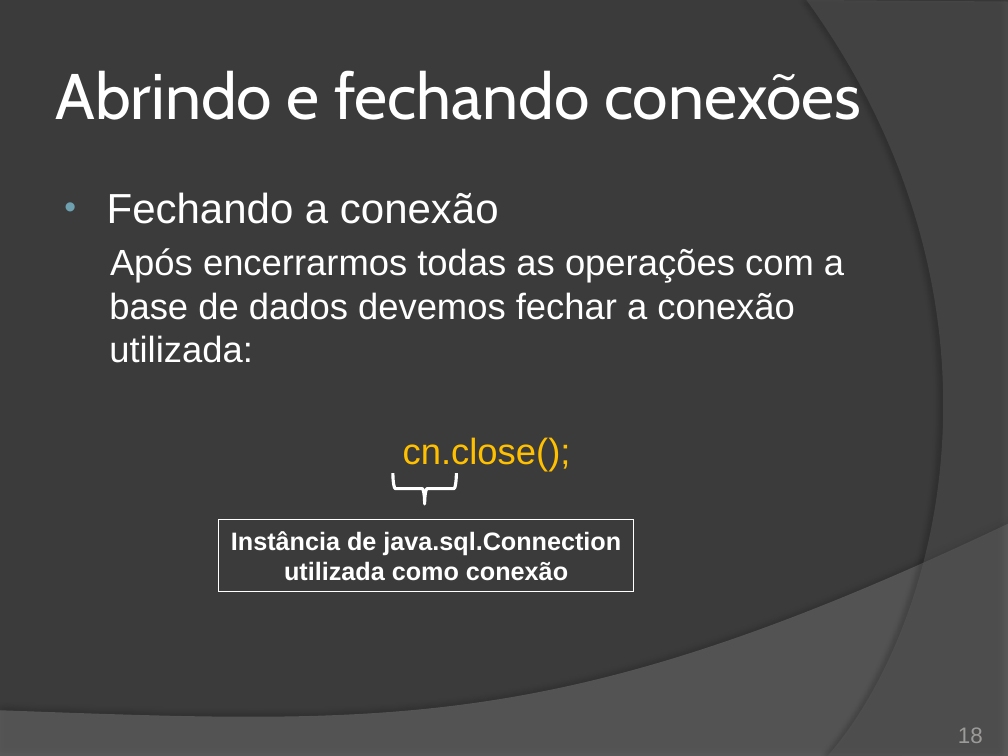
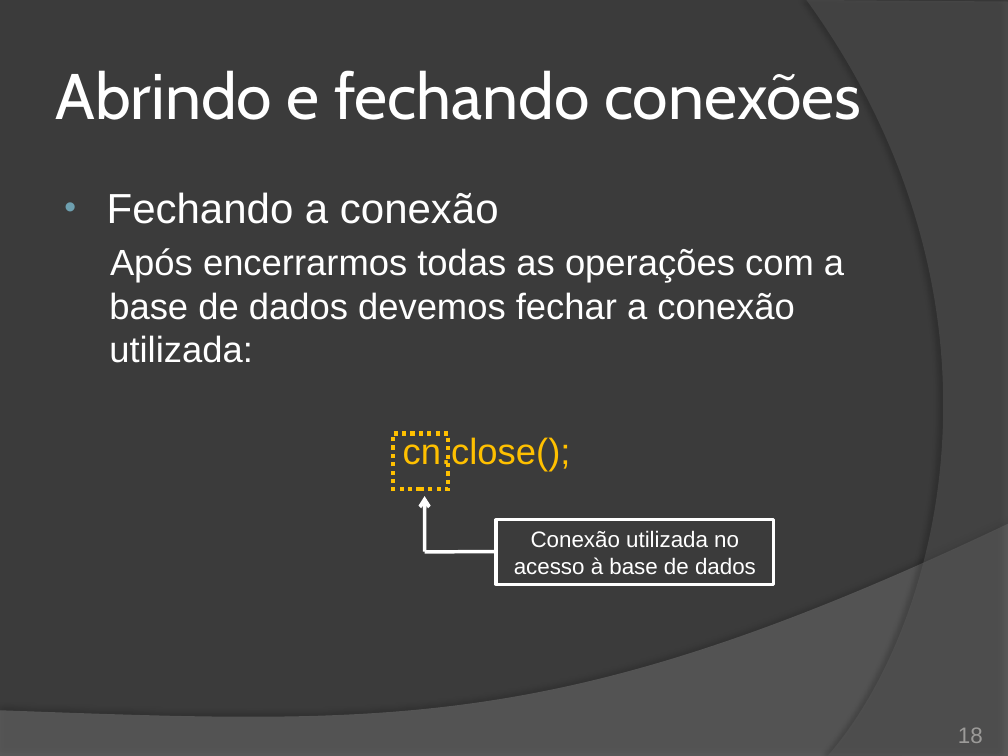
Before and after one commit to duchesqui/slzvieira-training, a slide deck: slide 18 of 2-Java-Programmer-Modulo-II/19.Capitulo11.pptx. Drawn at 1008x756 pixels with LibreOffice and Linux fonts; fonts in the diff are those of the drawing. Boxes give left, top, right and bottom in pixels: in the first picture for what was removed or moved away, otherwise in the second. Text is boxed around its words. In the diff, an @@ line names an element or a change of style, - is before the commit and + after.

```diff
--- a/2-Java-Programmer-Modulo-II/19.Capitulo11.pptx
+++ b/2-Java-Programmer-Modulo-II/19.Capitulo11.pptx
@@ right brace removed at [393, 473, 457, 504] @@
@@ rectangle removed at [219, 520, 633, 592] @@
-Instância de java.sql.Connection
-utilizada como conexão
@@ group added at [393, 433, 774, 585]: 2 rectangles, 1 arrow, 1 line @@
+Conexão utilizada no acesso à base de dados
```
Also in this commit, not shown: 1 other slide changed, 6 slides added.
